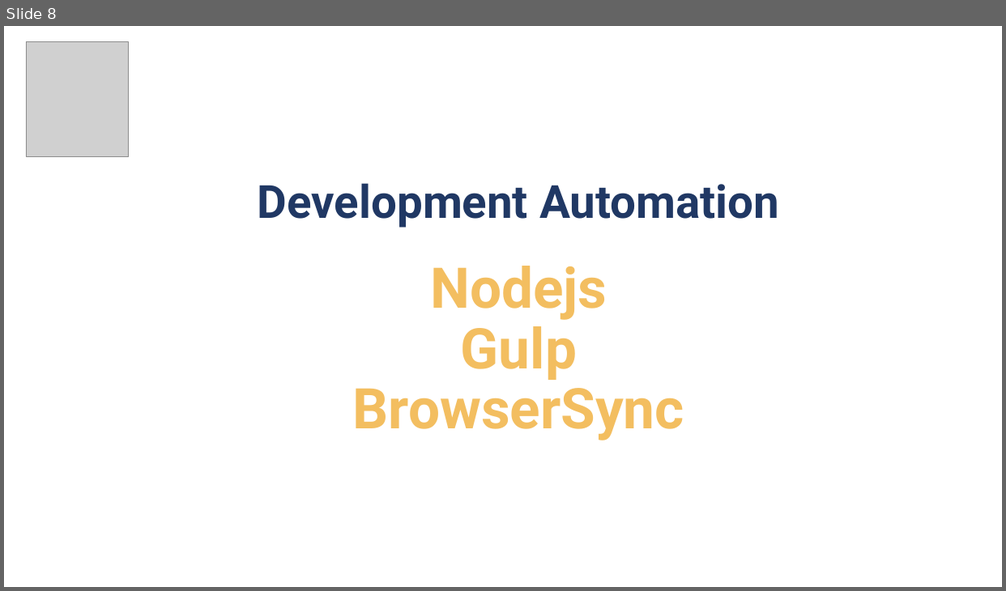
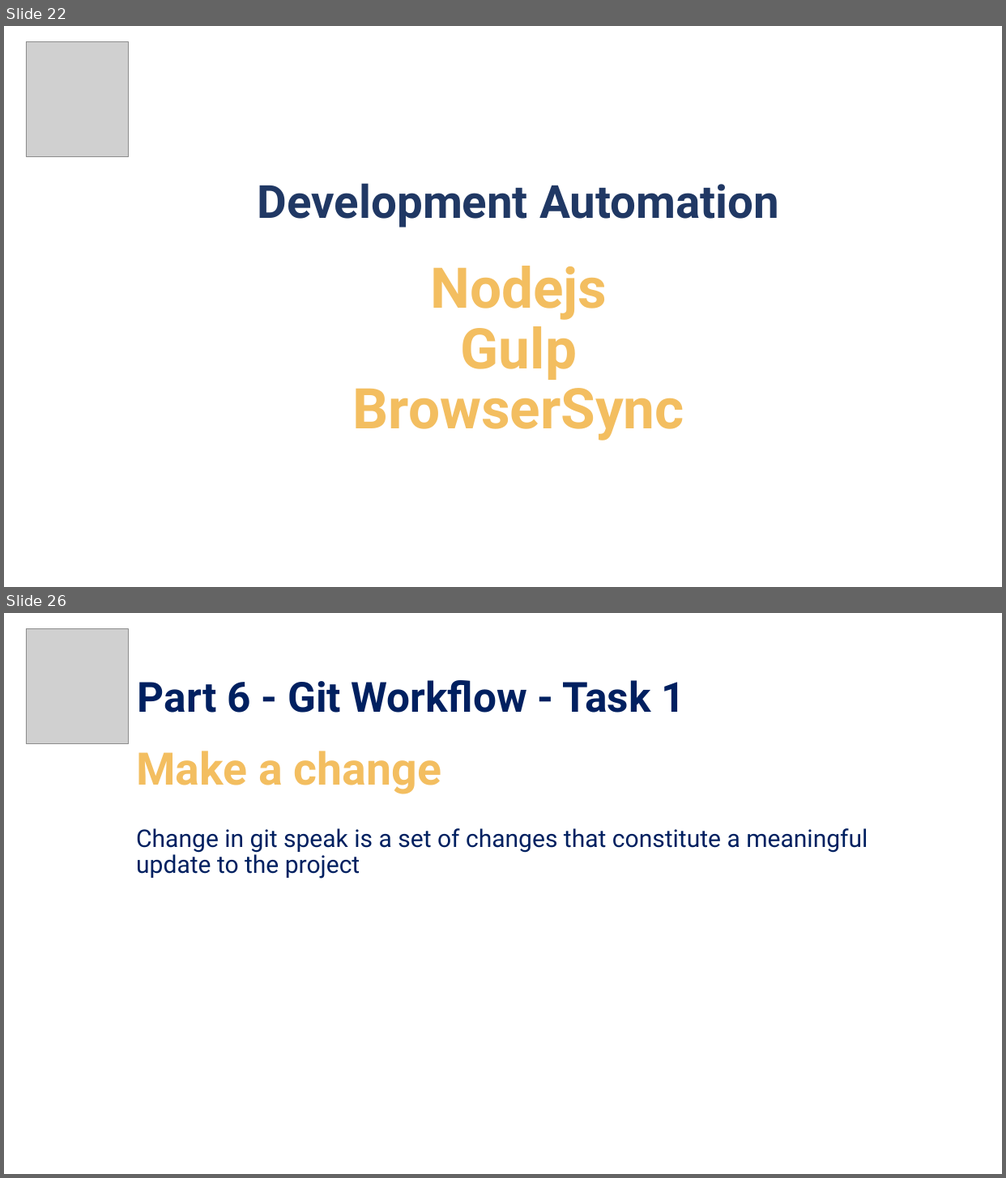
Before and after one commit to pirocorp/CSS-Advanced, a slide deck: 01. Dev Workflows & Tools/01. Dev Workflows & Tools.pptx. Shown one above the other, each under a label of ours: slide 8 before the commit, slides 22 and 26 after it; the slides between them are not shown. The pictures are 1006x591 and 1006x1178 pixels, drawn with LibreOffice and Linux fonts; fonts in the diff are those of the drawing; grey boxes stand for pictures; background and template pictures are left out. Boxes give left, top, right and bottom in pixels: in the first picture for what was removed or moved away, otherwise in the second. Text is boxed around its words. In the diff, an @@ line names an element or a change of style, - is before the commit and + after.

Commit message:
01. Dev Workflows & Tools

```diff
--- a/01. Dev Workflows & Tools/01. Dev Workflows & Tools.pptx
+++ b/01. Dev Workflows & Tools/01. Dev Workflows & Tools.pptx
@@ slide 26 added at bbox=[4, 613, 1002, 1174], background picture (left out) @@
@@ picture added at bbox=[27, 629, 129, 744] @@
@@ text added at bbox=[138, 680, 685, 713], 40 pt, text #002060, bold @@
+Part 6 - Git Workflow - Task 1
@@ title added at bbox=[136, 751, 441, 794], 43.2 pt, text #F3BE60, bold @@
+Make a change
@@ text added at bbox=[136, 828, 867, 879], 23.4 pt, text #002060 @@
+Change in git speak is a set of changes that constitute a meaningful update to the project
@@ what was slide 8 is now slide 22 @@
```
Also in this commit, not shown: 1 slide changed, 24 other slides added, 1 slide removed.
